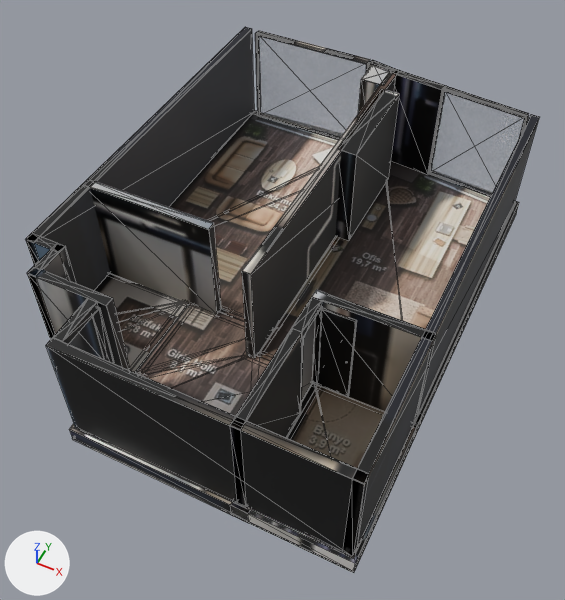
Before and after pictures for a commit that changed the glTF model _bake/glb/kent-7/model.glb.
Before and after are seen from a 50 mm lens placed at (4.79, -9.81, 11.55), pointed at (0.25, -0.73, 0.2). Arrows for +X, +Y and +Z are at lower left; the lights stay in place. The first picture is the older version. Mesh edges are drawn as thin lines. Where no turn or scale is listed for an object, it has been applied to the vertices. Vertices at exactly the same position are counted once.
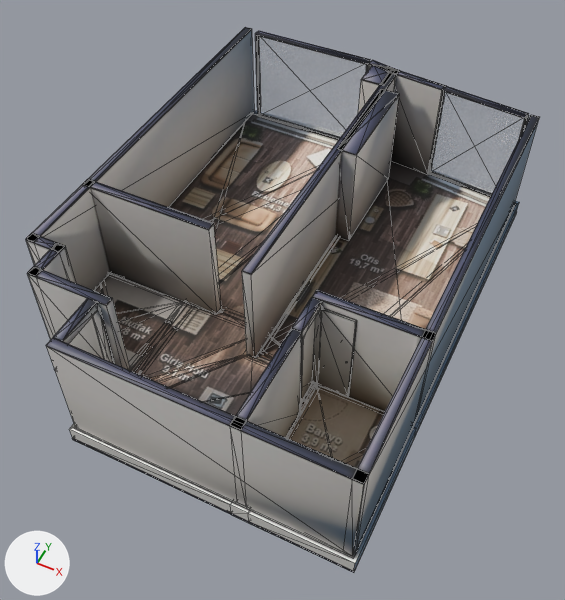
Edits to the bpy script that builds the scene:
```text
Change mat_baked:
    where n3 = _N.new('ShaderNodeMapping'); n3.name = 'Mapping'
    n3.inputs[1].default_value: (0.000943, -14.95, 0.0) -> (0.000785, -14.98, 0.0)  # 'Location'
    n3.inputs[3].default_value: (15.97, 15.95, 1.0) -> (15.97, 15.98, 1.0)  # 'Scale'
Change me_mesh_0:
    used by ob_mesh_0; location = (-3.56, 5.04, -0.36)
    remove me_mesh_0.from_pydata(...)  # 816 vertices, 1408 faces; spans x 0.0..7.13, y -9.91..0.0, z 0.0..2.62
    add me_mesh_0.from_pydata(...)  # 946 vertices, 1700 faces; spans x 0.0..7.13, y -9.91..0.0, z 0.0..2.62
    me_mesh_0 part 1: 4 vertices moved within x 0.08..0.62, y -8.76..-8.13, z 2.61..2.62; 35 vertices removed from x 0.08..5.01, y -8.76..-0.22, z 0.36..2.62; 165 vertices added at x 0.08..7.03, y -9.83..-0.23, z 0.0..2.62
    me_mesh_0 part 2: 757 kept faces spanning x 0.0..7.04, y -9.83..0.0, z 0.0..2.62 get new texture (UV) coordinates
```

Where the change shows, as pixel boxes [x1, y1, x2, y2] in the pictures (565 x 600 px):
'Mesh_0', surface changed, reshaped (black to grey): [26, 27, 539, 573] in both
part 1 of me_mesh_0, reshaped: before [26, 27, 432, 411]; after [26, 27, 519, 556]
part 2 of me_mesh_0, surface changed (black to grey): [53, 30, 538, 553] in both
